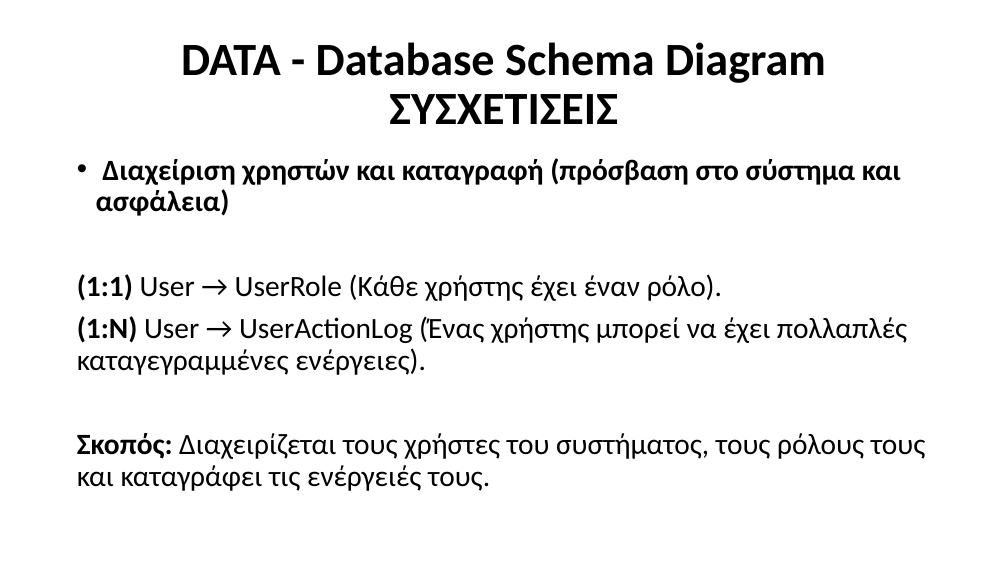
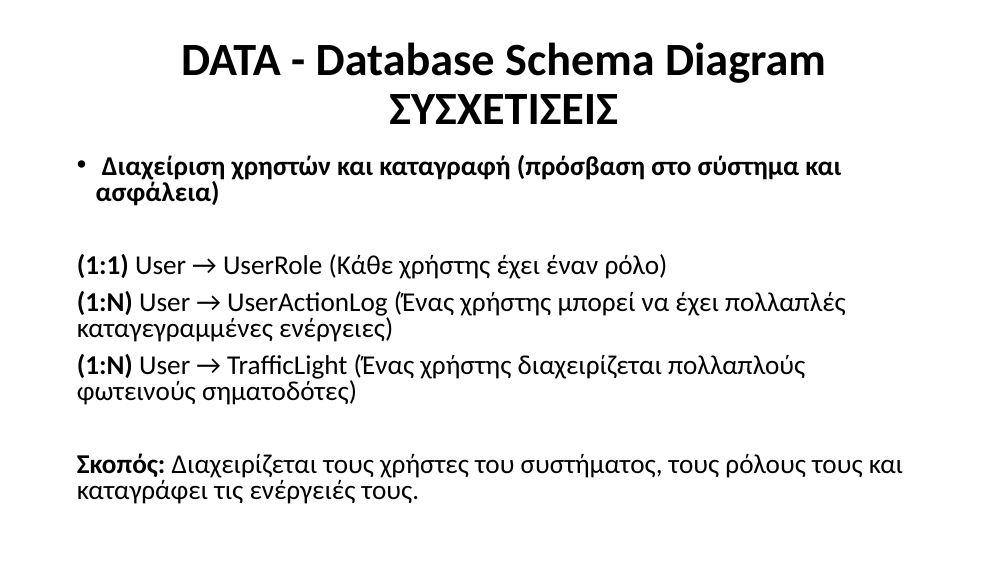
Before and after one commit to Ath21/STL_Drive, a slide deck: slide 31 of Presentation.pptx (slide 26 before the commit). Drawn at 1008x567 pixels with LibreOffice and Linux fonts; fonts in the diff are those of the drawing. Boxes give left, top, right and bottom in pixels: in the first picture for what was removed or moved away, otherwise in the second. Text is boxed around its words. In the diff, an @@ line names an element or a change of style, - is before the commit and + after.

```diff
--- a/Presentation.pptx
+++ b/Presentation.pptx
@@ text at (77,155,903,504): size 28 to 25.9 pt in "Διαχείριση χρηστών και καταγραφή (πρόσβαση στο σύστημα ...", "Σκοπός: Διαχειρίζεται τους χρήστες του συστήματος, τους ..."; line spacing 0.9 to 0.8 @@
@@ text at (77,254,846,405): text changed; size 28 to 25.9 pt @@
-(1:1) User → UserRole (Κάθε χρήστης έχει έναν ρόλο).
-(1:N) User → UserActionLog (Ένας χρήστης μπορεί να έχει πολλαπλές καταγεγραμμένες ενέργειες).
+(1:1) User → UserRole (Κάθε χρήστης έχει έναν ρόλο)
+(1:N) User → UserActionLog (Ένας χρήστης μπορεί να έχει πολλαπλές καταγεγραμμένες ενέργειες)
+(1:Ν) User → TrafficLight (Ένας χρήστης διαχειρίζεται πολλαπλούς φωτεινούς σηματοδότες)
```
Also in this commit, not shown: 3 other slides changed, 5 slides added, 6 other files.
